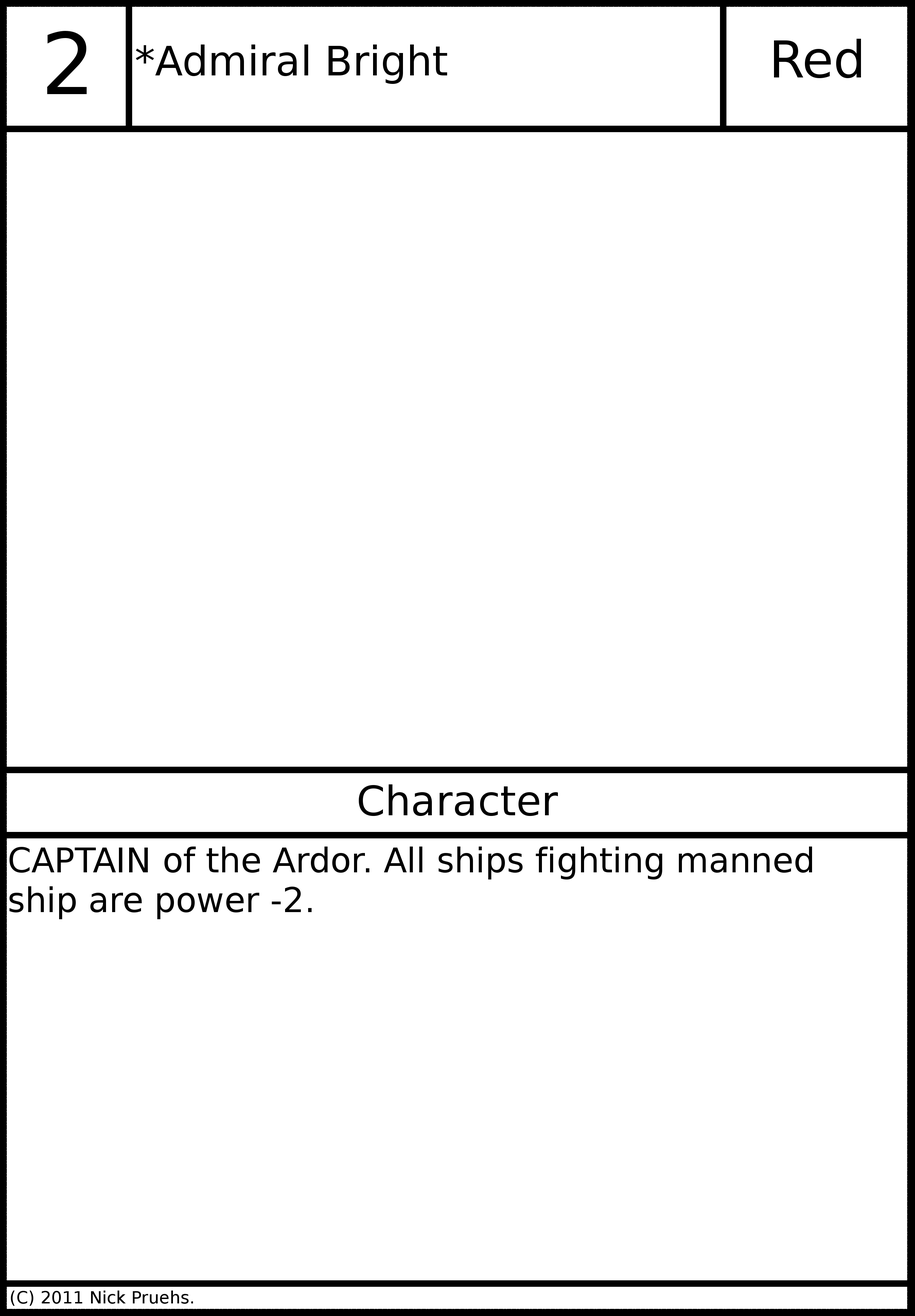
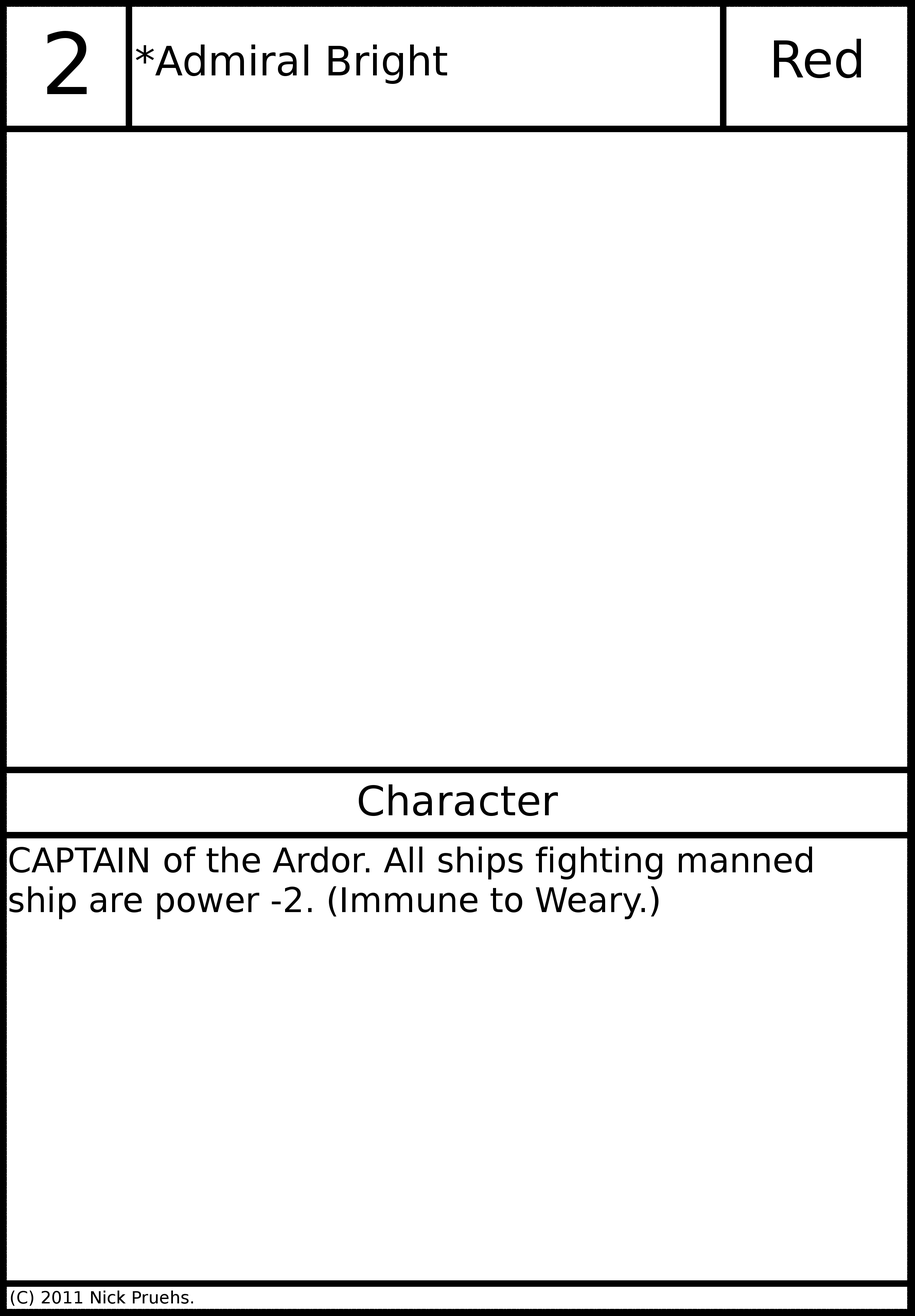
The second 915 × 1316 image is a revision of the first. Changes to its layers:
painted on "Card Text" over 328, 886, 659, 920
